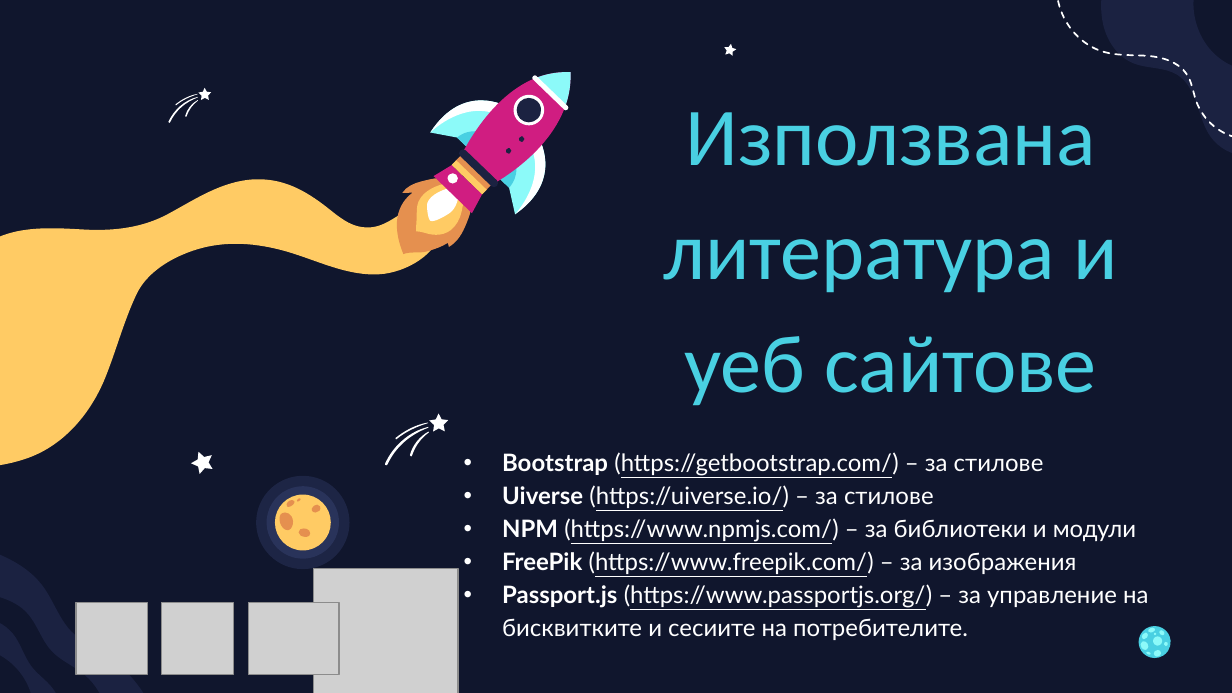
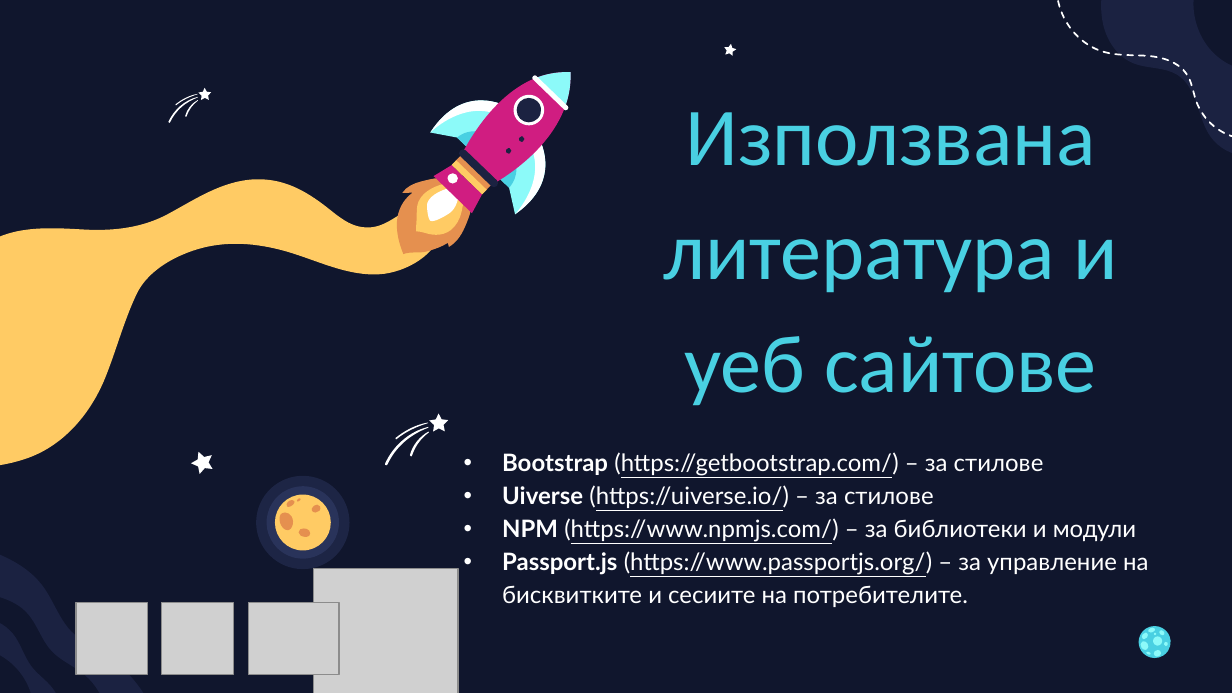
Before and after one commit to AtanasChobanov/Know-Space, a slide deck: slide 6 of Documents/KnowSpace.pptx. Drawn at 1232x693 pixels with LibreOffice and Linux fonts; fonts in the diff are those of the drawing; grey boxes stand for pictures; background and template pictures are left out. Boxes give left, top, right and bottom in pixels: in the first picture for what was removed or moved away, otherwise in the second. Text is boxed around its words. In the diff, an @@ line names an element or a change of style, - is before the commit and + after.

```diff
--- a/Documents/KnowSpace.pptx
+++ b/Documents/KnowSpace.pptx
@@ subtitle at (x1=502, y1=551, x2=1077, y2=574): paragraph removed @@
-• FreePik (https://www.freepik.com/) – за изображения
```
Also in this commit, not shown: 2 other slides changed, 2 other files.
